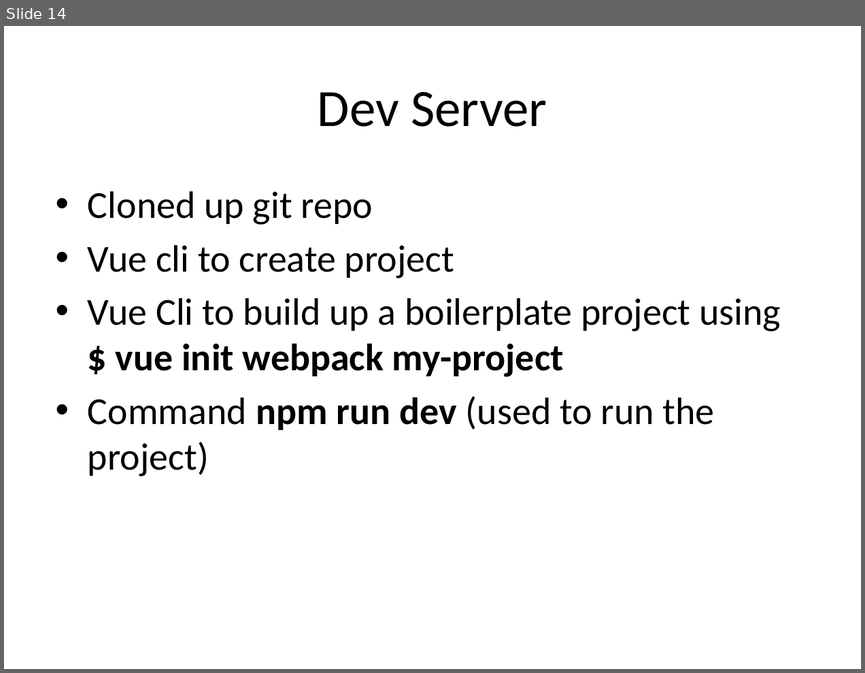
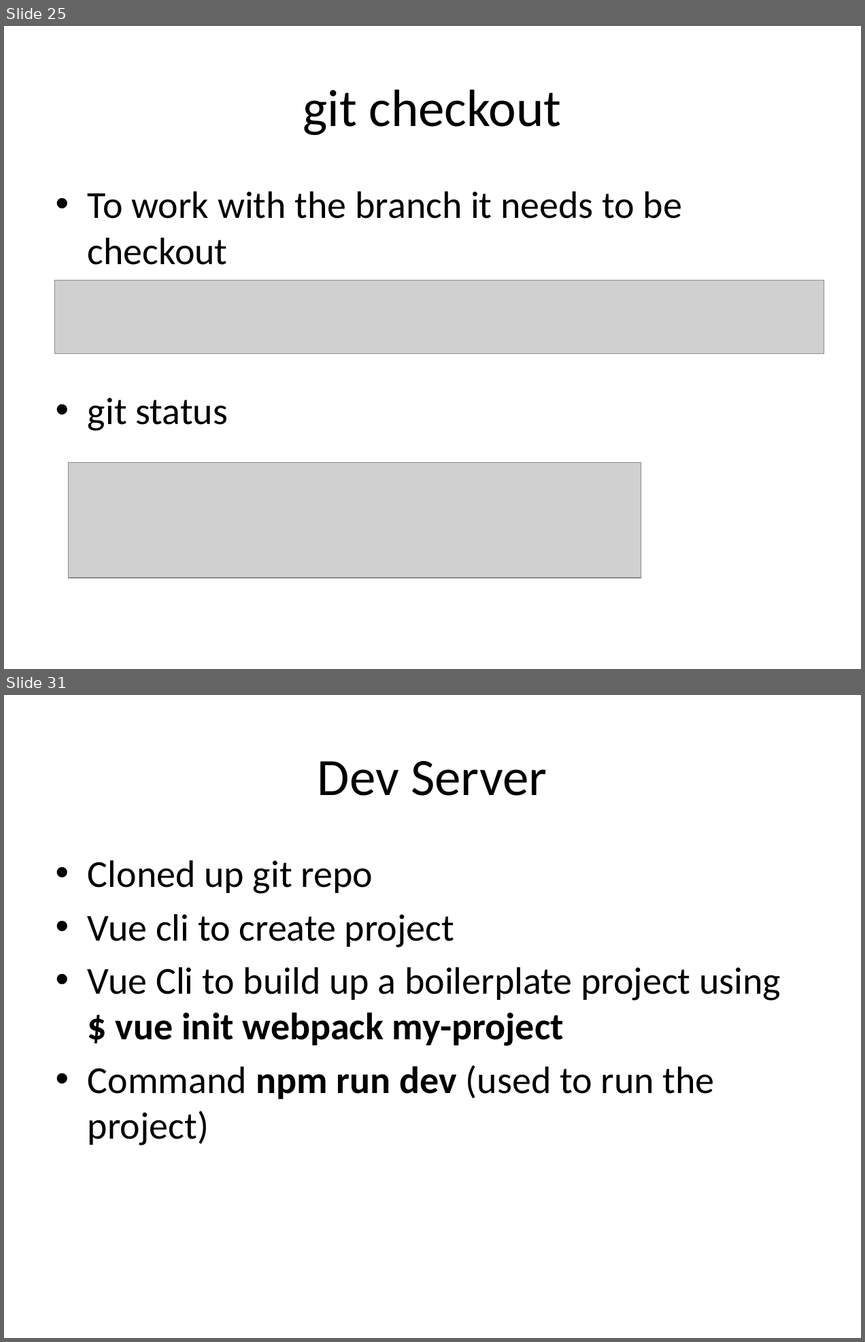
Before and after one commit to sam0505/tab-tacker, a slide deck: VueProj_Git.pptx. Shown one above the other, each under a label of ours: slide 14 before the commit, slides 25 and 31 after it; the slides between them are not shown. The pictures are 865x673 and 865x1342 pixels, drawn with LibreOffice and Linux fonts; fonts in the diff are those of the drawing; grey boxes stand for pictures. Boxes give left, top, right and bottom in pixels: in the first picture for what was removed or moved away, otherwise in the second. Text is boxed around its words. In the diff, an @@ line names an element or a change of style, - is before the commit and + after.

```diff
--- a/VueProj_Git.pptx
+++ b/VueProj_Git.pptx
@@ slide 25 added at (4,26,861,669), background #FFFFFF @@
@@ title added at (303,89,562,135), 44 pt, text #000000 @@
+git checkout
@@ text added at (88,191,682,431), 32 pt, text #000000 @@
+• To work with the branch it needs to be checkout
+• git status
@@ picture added at (54,280,824,353) @@
@@ picture added at (68,462,641,577) @@
@@ what was slide 14 is now slide 31 @@
```
Also in this commit, not shown: 1 slide changed, 16 other slides added.
